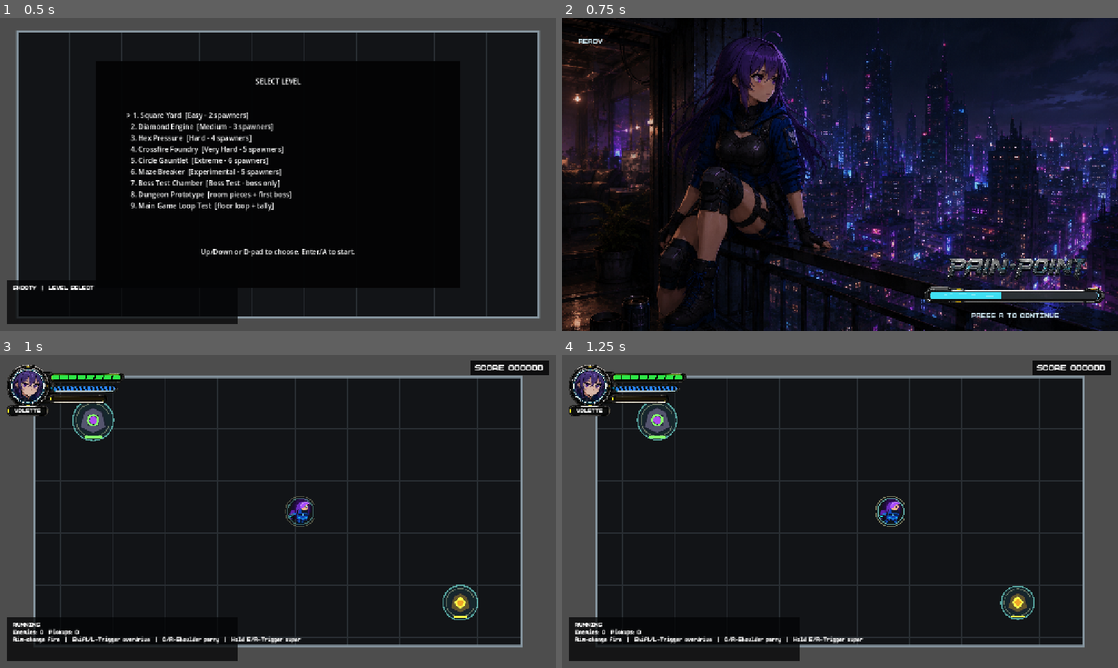
Above: before the commit, frames 1-4 (two rows, left to right).
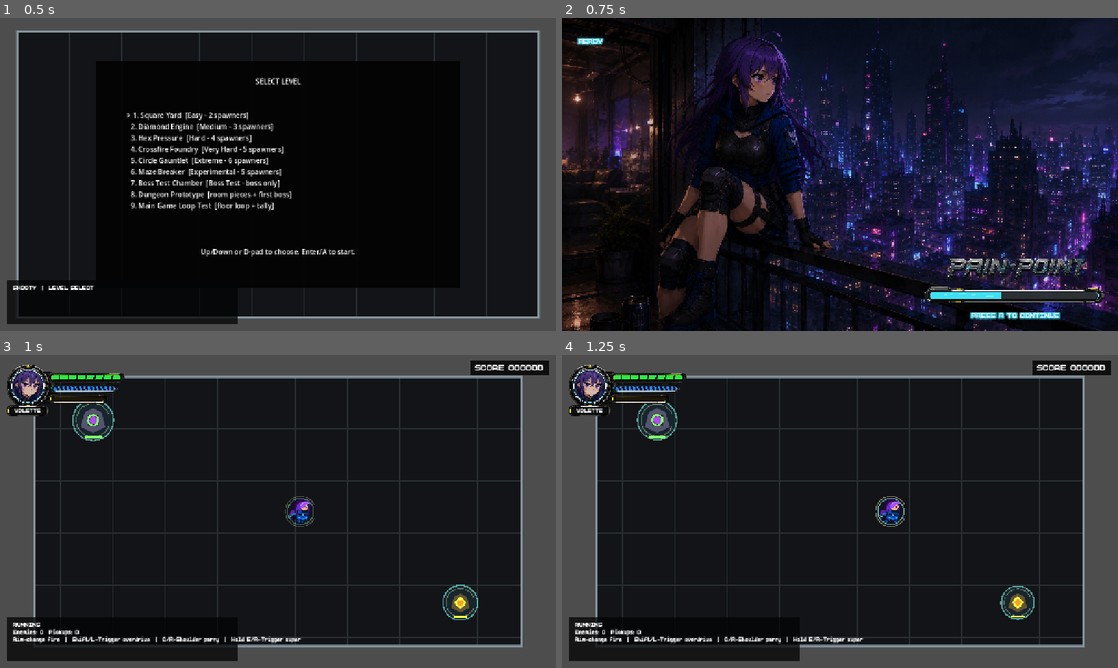
Above: after the commit, the same moments.

Repository: jonzirk76/PAINPOINT
Game: Godot game, scene res://scenes/main.tscn
Two runs of this game, one before a commit and one after it. Both use one fixed random seed, a clock stepped at 60 frames per second and the inputs below.
Inputs (mouse positions are in pixels of both pictures, inside the frame that each line leads up to):
- Up to frame 1 (0.5 s): no input
- Up to frame 2 (0.75 s): tap Enter at 0.5 s; move the mouse to (962, 158) at 0.52 s; hold D from 0.53 s (still down); tap R at 0.6 s; click (962, 158) at 0.67 s
- Up to frame 3 (1 s): keep holding D; tap Space at 0.77 s
- Up to frame 4 (1.25 s): keep holding D

Frame 1 is identical in both runs. In frame 2, 0.5% of the frame differs, in the area x 2-90%, y 6-97%; in frame 3, nothing differs; in frame 4, nothing differs.

Commit message:
Animate loading label settings glow

Diff:
--- a/scripts/ui/loading_screen.gd
+++ b/scripts/ui/loading_screen.gd
@@ -35,6 +35,8 @@
 var _glow_time: float = 0.0
 var _crackle_remaining: float = 0.0
 var _crackle_interval_remaining: float = 0.0
+var _status_base_label_settings: LabelSettings = null
+var _continue_base_label_settings: LabelSettings = null
 var _resolved_background_textures: Array[Texture2D] = []
 var _rng := RandomNumberGenerator.new()
 var _backgrounds: Array[Dictionary] = [
@@ -54,6 +56,7 @@
 	_select_random_background()
 	visible = false
 	set_process(false)
+	_prepare_runtime_label_settings()
 	_clear_title_text()
 	_update_progress_bar()
 	_update_continue_prompt()
@@ -272,6 +275,11 @@
 	for label in [status_label, continue_label]:
 		if label == null:
 			continue
+		if label.label_settings != null:
+			label.label_settings.font_color = font_color
+			label.label_settings.shadow_color = shadow_color
+			label.label_settings.shadow_size = outline_size
+			label.label_settings.shadow_offset = Vector2.ZERO
 		label.add_theme_color_override("font_color", font_color)
 		label.add_theme_color_override("font_shadow_color", shadow_color)
 		label.add_theme_constant_override("shadow_offset_x", 0)
@@ -280,6 +288,8 @@
 
 
 func _clear_ready_glow() -> void:
+	_restore_label_settings(status_label, _status_base_label_settings)
+	_restore_label_settings(continue_label, _continue_base_label_settings)
 	for label in [status_label, continue_label]:
 		if label == null:
 			continue
@@ -290,6 +300,26 @@
 		label.remove_theme_constant_override("shadow_outline_size")
 
 
+func _prepare_runtime_label_settings() -> void:
+	_status_base_label_settings = _duplicate_label_settings(status_label)
+	_continue_base_label_settings = _duplicate_label_settings(continue_label)
+
+
+func _duplicate_label_settings(label: Label) -> LabelSettings:
+	if label == null or label.label_settings == null:
+		return null
+	var settings: LabelSettings = label.label_settings.duplicate(true)
+	label.label_settings = settings
+	return settings.duplicate(true)
+
+
+func _restore_label_settings(label: Label, base_settings: LabelSettings) -> void:
+	if label == null or base_settings == null:
+		return
+	var settings: LabelSettings = base_settings.duplicate(true)
+	label.label_settings = settings
+
+
 func _update_continue_prompt() -> void:
 	if continue_label != null:
 		continue_label.visible = _continue_enabled
